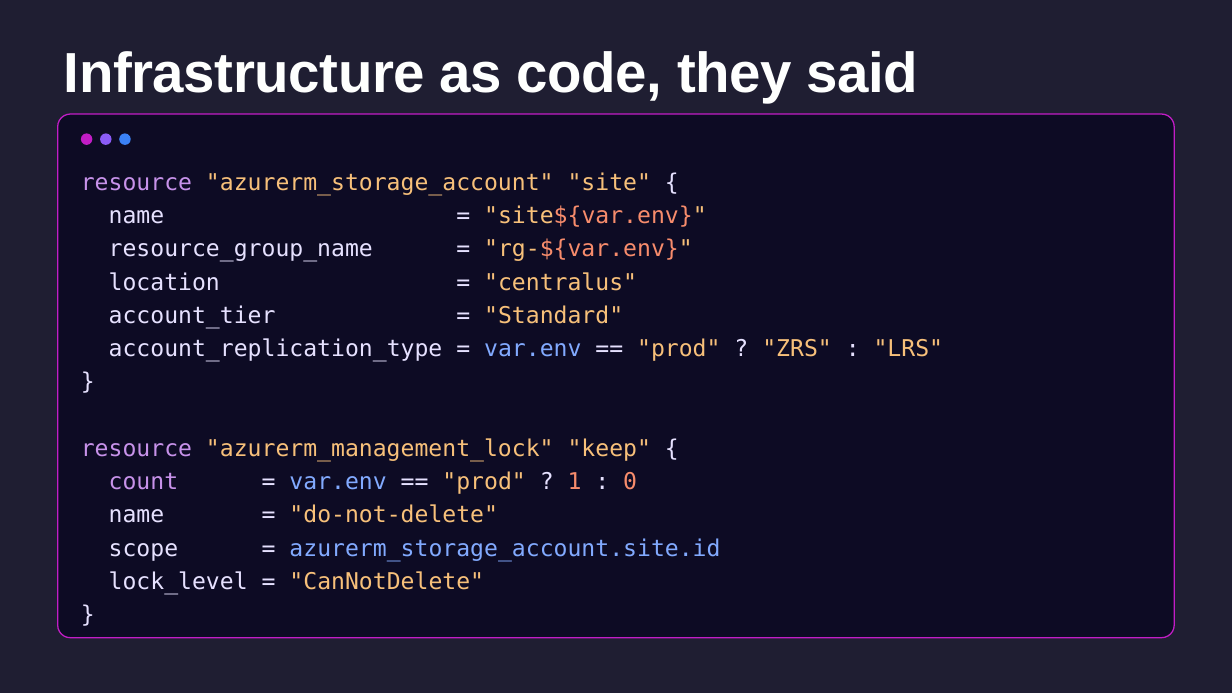
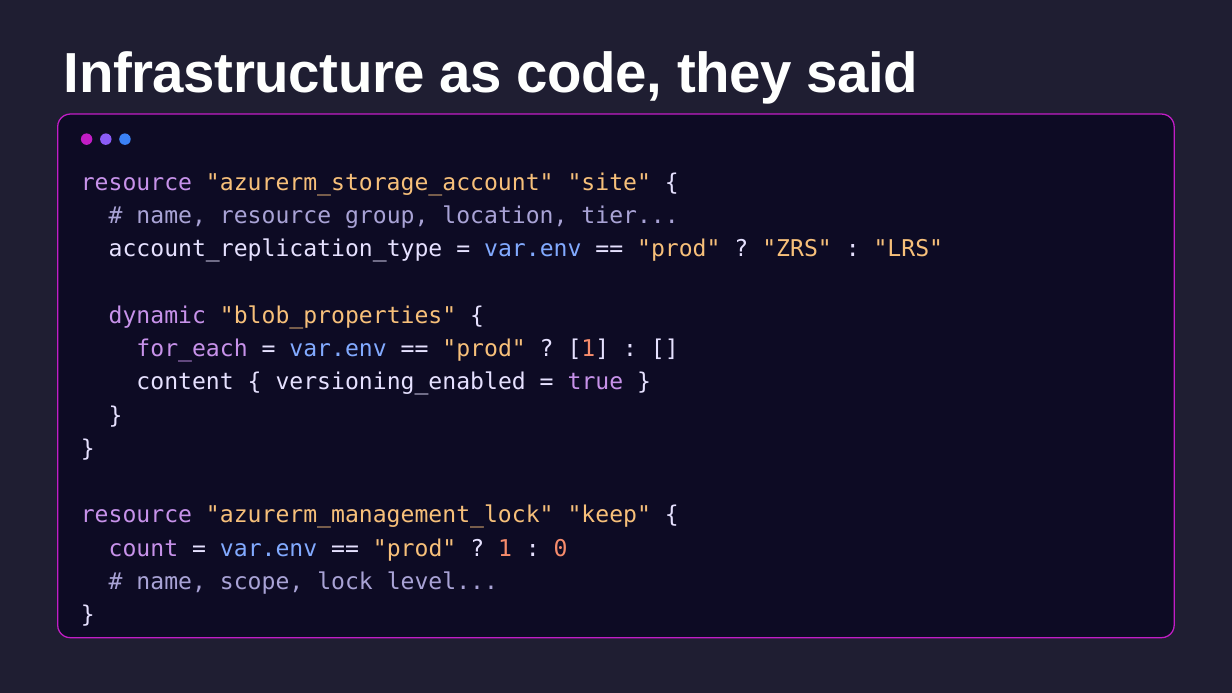
Before and after one commit to CamSoper/infrastructure-as-actual-code, a slide deck: slide 2 of slides/infrastructure-as-actual-code.pptx. Drawn at 1232x693 pixels with LibreOffice and Linux fonts; fonts in the diff are those of the drawing. Boxes give left, top, right and bottom in pixels: in the first picture for what was removed or moved away, otherwise in the second. Text is boxed around its words. In the diff, an @@ line names an element or a change of style, - is before the commit and + after.

```diff
--- a/slides/infrastructure-as-actual-code.pptx
+++ b/slides/infrastructure-as-actual-code.pptx
@@ text at bbox=[136, 205, 678, 228]: text changed; text colour #E6E1FF to #A9A3D6 @@
-name = "site${var.env}"
-resource_group_name = "rg-${var.env}"
-location = "centralus"
-account_tier = "Standard"
+# name, resource group, location, tier...
@@ text at bbox=[109, 305, 624, 395]: paragraphs added @@
+dynamic "blob_properties" {
+for_each = var.env == "prod" ? [1] : []
+content { versioning_enabled = true }
+}
@@ text at bbox=[136, 571, 498, 594]: text changed; text colour #82AAFF to #A9A3D6 @@
-name = "do-not-delete"
-scope = azurerm_storage_account.site.id
-lock_level = "CanNotDelete"
+# name, scope, lock level...
```
Also in this commit, not shown: 2 other files.
